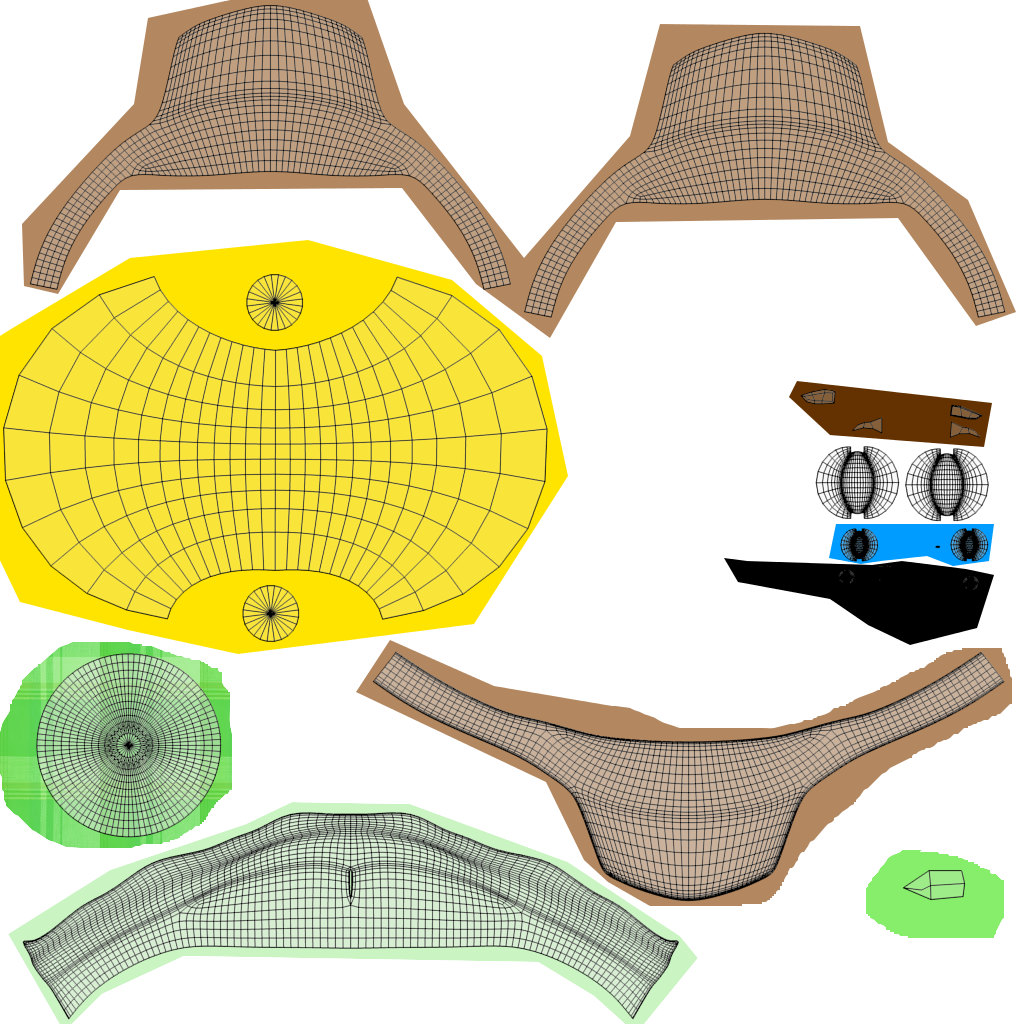
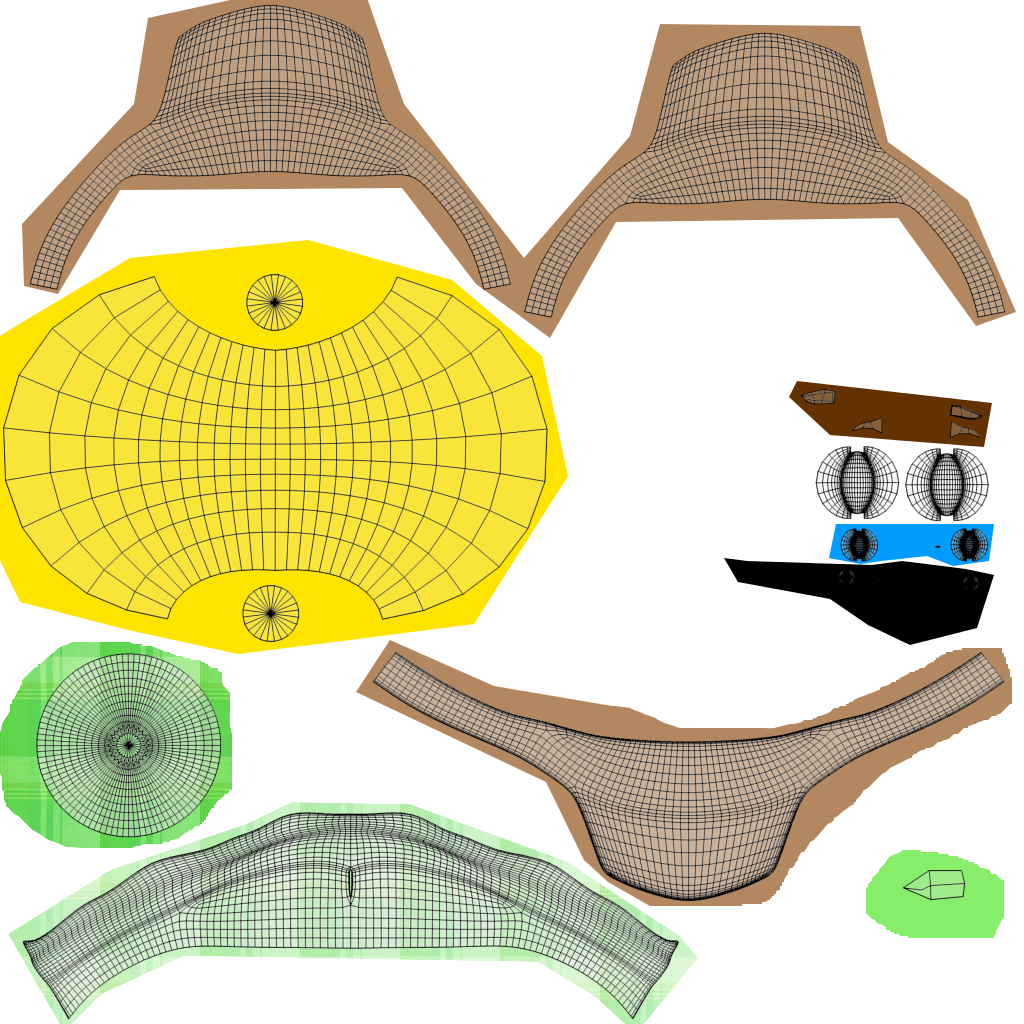
Revision of a layered 1024 x 1024 image; what changed, layer by layer:
added layer "Collar Pattern" (soft light) above "Collar" over 8, 802, 698, 1024
